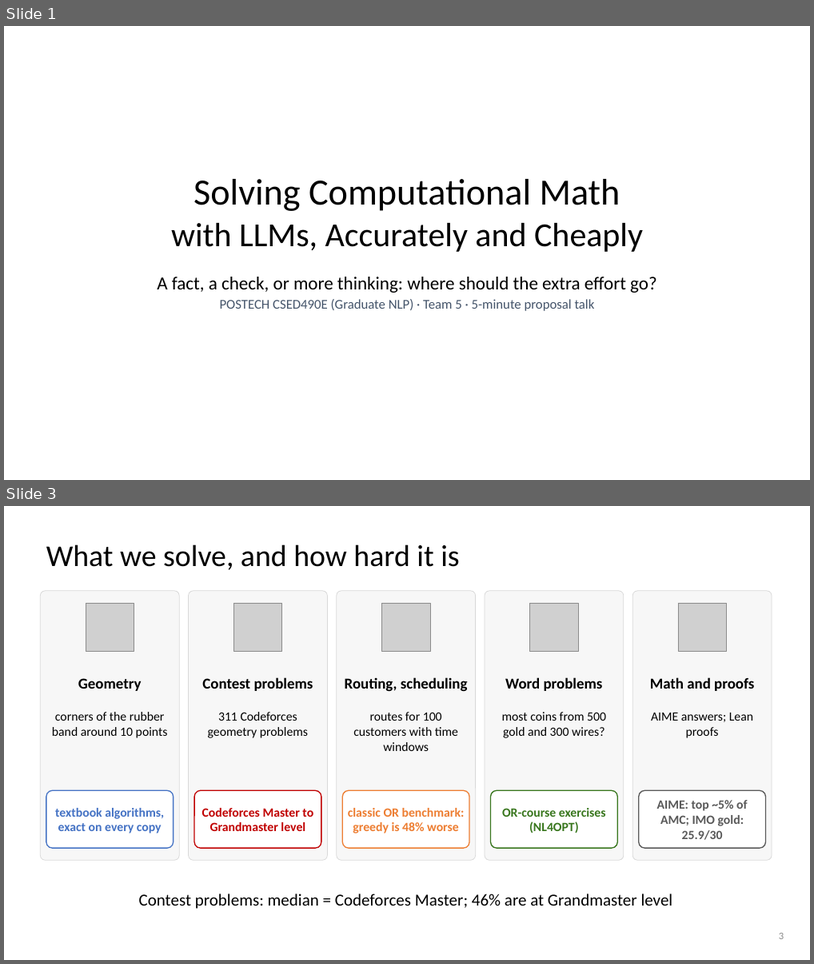
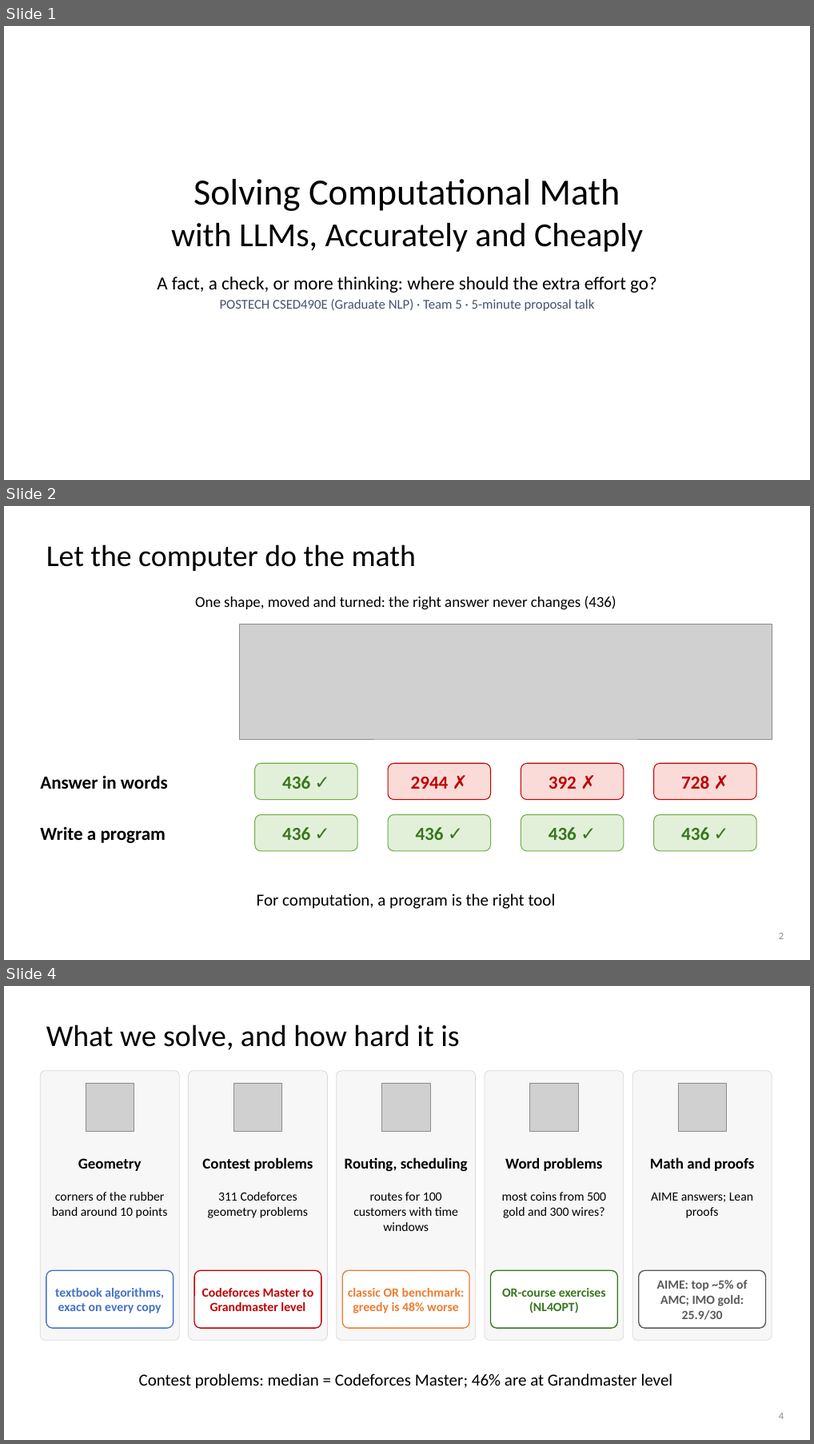
Before and after one commit to dlwns147/CSED490E_Project_Team5, a slide deck: PROPOSAL_slides.pptx. Shown one above the other, each under a label of ours: slides 1 and 3 before the commit, slides 1, 2 and 4 after it; the slides between them are not shown. The pictures are 814x964 and 814x1444 pixels, drawn with LibreOffice and Linux fonts; fonts in the diff are those of the drawing; grey boxes stand for pictures. Boxes give left, top, right and bottom in pixels: in the first picture for what was removed or moved away, otherwise in the second. Text is boxed around its words. In the diff, an @@ line names an element or a change of style, - is before the commit and + after.

```diff
--- a/PROPOSAL_slides.pptx
+++ b/PROPOSAL_slides.pptx
@@ slide 2 added at <box>4,506,810,960</box>, background #FFFFFF @@
@@ title added at <box>46,544,416,571</box>, 36 pt, text #000000 @@
+Let the computer do the math
@@ text added at <box>195,596,617,610</box>, 18 pt, text #000000 @@
+One shape, moved and turned: the right answer never changes (436)
@@ picture added at <box>240,624,772,739</box> @@
@@ rounded rectangle added at <box>255,763,358,800</box>, fill #E2F0D9, outline #70AD47 1 pt @@
@@ rounded rectangle added at <box>388,763,491,800</box>, fill #FADBD8, outline #C00000 1 pt @@
@@ rounded rectangle added at <box>522,763,624,800</box>, fill #FADBD8, outline #C00000 1 pt @@
@@ rounded rectangle added at <box>654,763,757,800</box>, fill #FADBD8, outline #C00000 1 pt @@
@@ text added at <box>40,775,168,788</box>, 22 pt, text #000000, bold @@
+Answer in words
@@ text added at <box>282,776,310,788</box>, 22 pt, text #38761D, bold @@
+436 ✓
@@ text added at <box>411,776,449,788</box>, 22 pt, text #C00000, bold @@
+2944 ✗
@@ text added at <box>549,776,577,788</box>, 22 pt, text #C00000, bold @@
+392 ✗
@@ text added at <box>682,776,710,788</box>, 22 pt, text #C00000, bold @@
+728 ✗
@@ rounded rectangle added at <box>255,815,358,851</box>, fill #E2F0D9, outline #70AD47 1 pt @@
@@ rounded rectangle added at <box>388,815,491,851</box>, fill #E2F0D9, outline #70AD47 1 pt @@
@@ rounded rectangle added at <box>522,815,624,851</box>, fill #E2F0D9, outline #70AD47 1 pt @@
@@ rounded rectangle added at <box>654,815,757,851</box>, fill #E2F0D9, outline #70AD47 1 pt @@
@@ text added at <box>40,827,166,843</box>, 22 pt, text #000000, bold @@
+Write a program
@@ text added at <box>282,827,310,840</box>, 22 pt, text #38761D, bold @@
+436 ✓
@@ text added at <box>416,827,444,840</box>, 22 pt, text #38761D, bold @@
+436 ✓
@@ text added at <box>549,827,577,840</box>, 22 pt, text #38761D, bold @@
+436 ✓
@@ text added at <box>682,827,710,840</box>, 22 pt, text #38761D, bold @@
+436 ✓
@@ text added at <box>257,893,556,908</box>, 20 pt, text #000000 @@
+For computation, a program is the right tool
@@ page number added at <box>779,932,784,939</box>, 12 pt, text #8C8C8C @@
+2
@@ what was slide 3 is now slide 4 @@
@@ page number at <box>779,1412,784,1419</box>: text changed @@
-3
+4
```
Also in this commit, not shown: 3 slides changed, 1 other slide added, 1 slide removed, 4 other files.
